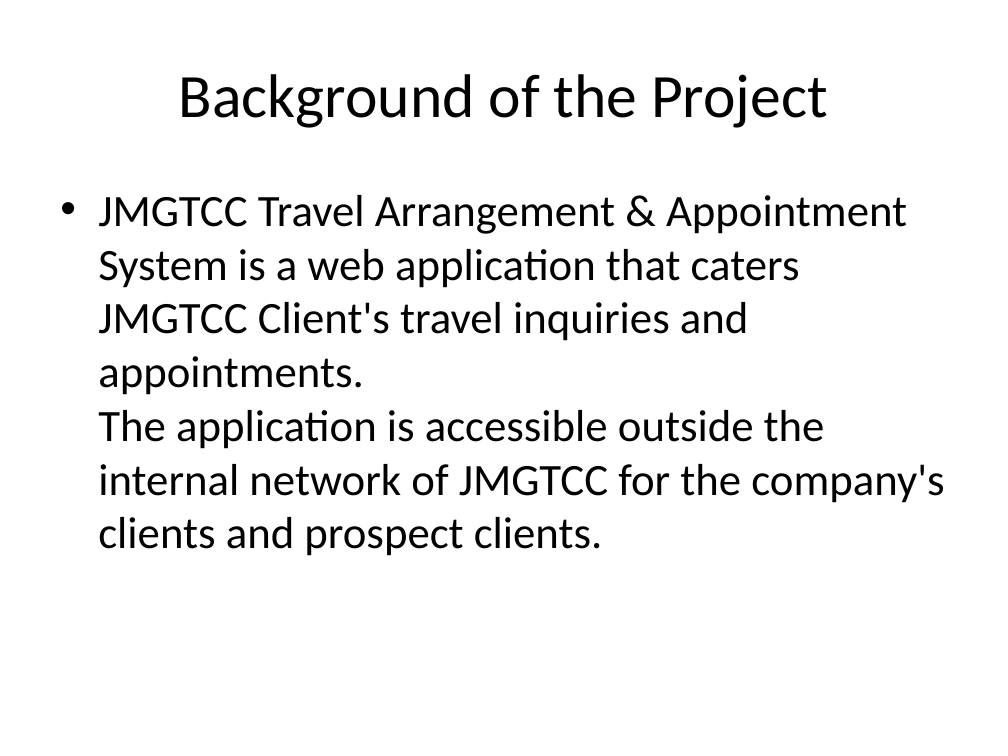
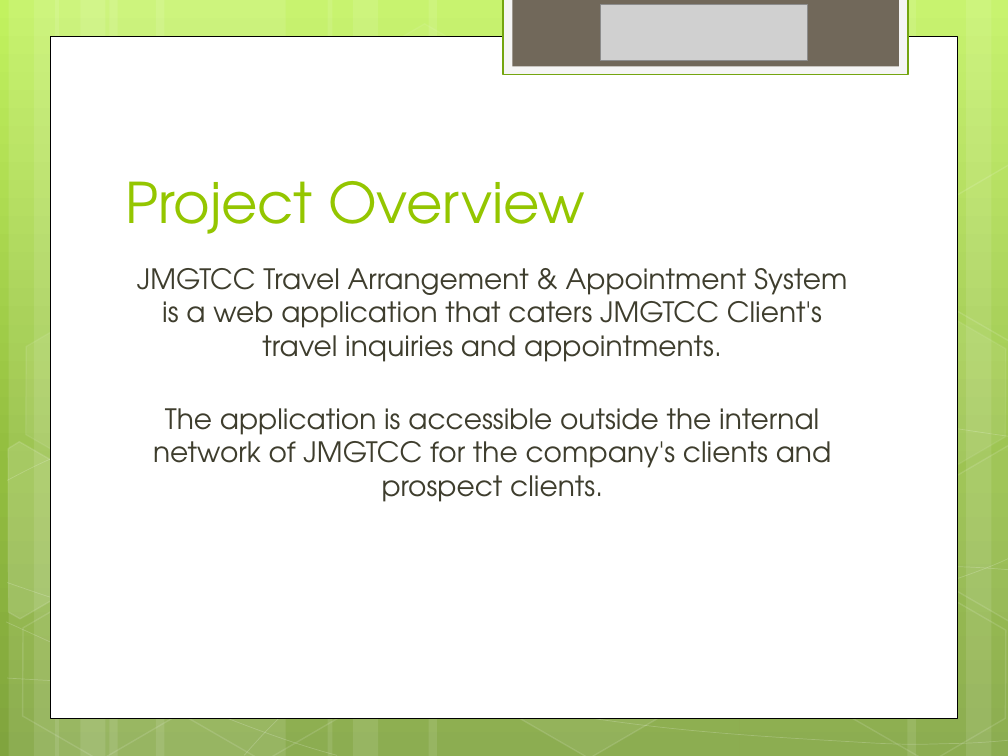
Before and after one commit to joegeneq/apc-softdev-it111-04, a slide deck: slide 3 of documentation/softdev/JMGTCC Travel Arrangement and Appointment System(Initial).pptx. Drawn at 1008x756 pixels with LibreOffice and Linux fonts; fonts in the diff are those of the drawing; grey boxes stand for pictures. Boxes give left, top, right and bottom in pixels: in the first picture for what was removed or moved away, otherwise in the second. Text is boxed around its words. In the diff, an @@ line names an element or a change of style, - is before the commit and + after.

Commit message:
Updated Project Presentation

```diff
--- a/documentation/softdev/JMGTCC Travel Arrangement and Appointment System(Initial).pptx
+++ b/documentation/softdev/JMGTCC Travel Arrangement and Appointment System(Initial).pptx
@@ background #FFFFFF to gradient #C3F35F to #93BF3F to #81A53E @@
@@ rectangle added at box(503, 0, 908, 75), fill #F5F5F5, outline #74A510 1.25 pt @@
@@ rectangle added at box(512, 0, 898, 67), fill #71685A @@
@@ picture added at box(601, 5, 807, 61) @@
@@ rectangle added at box(50, 36, 958, 718), fill #FFFFFF, outline #000000 0.5 pt @@
@@ title removed at box(179, 74, 828, 128) @@
-Background of the Project
@@ group added at box(0, 0, 1008, 756): 12 rectangles, 8 freeform shapes, 8 hexagons @@
@@ title added at box(125, 181, 585, 234), 40 pt, text #94C600 @@
+Project Overview
@@ text at box(137, 268, 847, 502): text changed; size 32 to 20 pt; font Calibri to TeX Gyre Adventor; text colour #000000 to #3E3D2D @@
-• JMGTCC Travel Arrangement & Appointment System is a web application that caters JMGTCC Client's travel inquiries and appointments.
-  The application is accessible outside the internal network of JMGTCC for the company's clients and prospect clients.
+JMGTCC Travel Arrangement & Appointment System is a web application that caters JMGTCC Client's travel inquiries and appointments.
+The application is accessible outside the internal network of JMGTCC for the company's clients and prospect clients.
```
Also in this commit, not shown: 5 other slides changed, 12 slides added, 4 slides removed.
